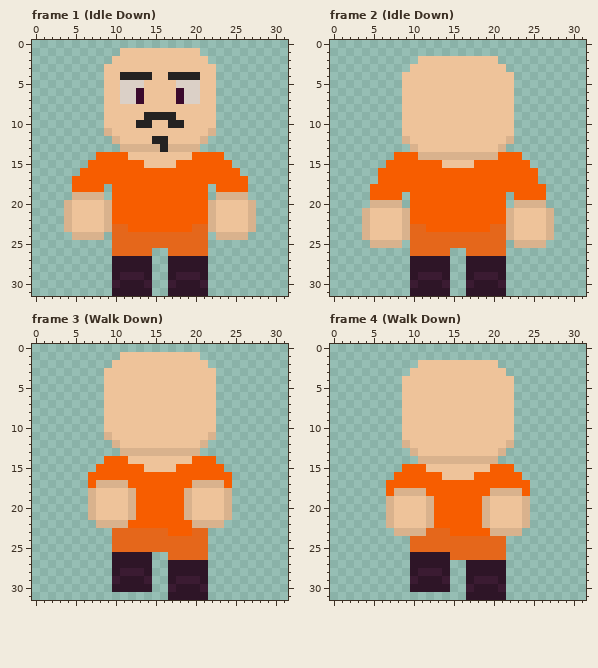
Pixel-art file -- build/Aseprite files/player Model template.aseprite. This is how it looked before the edit.
32x32 pixels, 18 frames. Shown: frame 1 (Idle Down), frame 2 (Idle Down), frame 3 (Walk Down), frame 4 (Walk Down). The commit also changed other frames, which this record leaves out.
The same view after the edit:
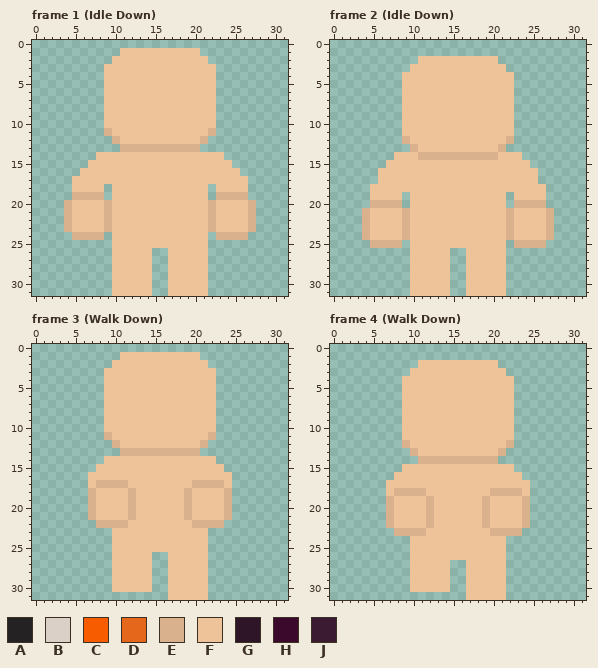
Palette (. is transparent): A #242222  B #dbd0c7  C #f75d00  D #e5671b  E #d9b28d  F #eec39a  G #2e1527  H #3b092c  J #3b1b32
The author wrote: Upwards walk cycle
Changes in this commit:
layer "Jumpsuit" now hidden
layer "Beard Man" now hidden
--- frame 1 (Idle Down)
@@ x 0..31 @@
  3 .........FFFFFFFFFFFFFF.........
- 4 .........FFAAAAFFAAAAFF.........
- 5 .........FFBBBFFFFBBBFF.........
- 6 .........FFBBHFFFFHBBFF.........
- 7 .........FFBBHFFFFHBBFF.........
+ 4 .........FFFFFFFFFFFFFF.........
+ 5 .........FFFFFFFFFFFFFF.........
+ 6 .........FFFFFFFFFFFFFF.........
+ 7 .........FFFFFFFFFFFFFF.........
  8 .........FFFFFFFFFFFFFF.........
- 9 .........FFFFFAAAAFFFFF.........
-10 .........FFFFAAFFAAFFFF.........
+ 9 .........FFFFFFFFFFFFFF.........
+10 .........FFFFFFFFFFFFFF.........
 11 .........EFFFFFFFFFFFFE.........
-12 ..........EFFFFAAFFFFE..........
-13 ...........EEEEEAEEEE...........
-14 ........CCCCFFFFFFFFCCCC........
-15 .......CCCCCCCFFFFCCCCCCC.......
-16 ......CCCCCCCCCCCCCCCCCCCC......
-17 .....CCCCCCCCCCCCCCCCCCCCCC.....
-18 .....CCCC.CCCCCCCCCCCC.CCCC.....
-19 .....EEEE.CCCCCCCCCCCC.EEEE.....
-20 ....EFFFFECCCCCCCCCCCCEFFFFE....
-21 ....EFFFFECCCCCCCCCCCCEFFFFE....
-22 ....EFFFFECCCCCCCCCCCCEFFFFE....
-23 ....EFFFFEDDCCCCCCCCDDEFFFFE....
-24 .....EEEE.DDDDDDDDDDDD.EEEE.....
-25 ..........DDDDDDDDDDDD..........
-26 ..........DDDDD..DDDDD..........
-27 ..........GGGGG..GGGGG..........
-28 ..........GGGGG..GGGGG..........
-29 ..........GJJJG..GJJJG..........
-30 ..........JGGGJ..JGGGJ..........
-31 ..........GGGGG..GGGGG..........
+12 ..........EFFFFFFFFFFE..........
+13 ...........EEEEEEEEEE...........
+14 ........FFFFFFFFFFFFFFFF........
+15 .......FFFFFFFFFFFFFFFFFF.......
+16 ......FFFFFFFFFFFFFFFFFFFF......
+17 .....FFFFFFFFFFFFFFFFFFFFFF.....
+18 .....FFFF.FFFFFFFFFFFF.FFFF.....
+19 .....EEEE.FFFFFFFFFFFF.EEEE.....
+20 ....EFFFFEFFFFFFFFFFFFEFFFFE....
+21 ....EFFFFEFFFFFFFFFFFFEFFFFE....
+22 ....EFFFFEFFFFFFFFFFFFEFFFFE....
+23 ....EFFFFEFFFFFFFFFFFFEFFFFE....
+24 .....EEEE.FFFFFFFFFFFF.EEEE.....
+25 ..........FFFFFFFFFFFF..........
+26 ..........FFFFF..FFFFF..........
+27 ..........FFFFF..FFFFF..........
+28 ..........FFFFF..FFFFF..........
+29 ..........FFFFF..FFFFF..........
+30 ..........FFFFF..FFFFF..........
+31 ..........FFFFF..FFFFF..........
--- frame 2 (Idle Down)
@@ x 0..31 @@
 13 ..........EFFFFFFFFFFE..........
-14 ........CCCEEEEEEEEEECCC........
-15 .......CCCCCCCFFFFCCCCCCC.......
-16 ......CCCCCCCCCCCCCCCCCCCC......
-17 ......CCCCCCCCCCCCCCCCCCCC......
-18 .....CCCCCCCCCCCCCCCCCCCCCC.....
-19 .....CCCC.CCCCCCCCCCCC.CCCC.....
-20 .....EEEE.CCCCCCCCCCCC.EEEE.....
-21 ....EFFFFECCCCCCCCCCCCEFFFFE....
-22 ....EFFFFECCCCCCCCCCCCEFFFFE....
-23 ....EFFFFEDDCCCCCCCCDDEFFFFE....
-24 ....EFFFFEDDDDDDDDDDDDEFFFFE....
-25 .....EEEE.DDDDDDDDDDDD.EEEE.....
-26 ..........DDDDD..DDDDD..........
-27 ..........GGGGG..GGGGG..........
-28 ..........GGGGG..GGGGG..........
-29 ..........GJJJG..GJJJG..........
-30 ..........JGGGJ..JGGGJ..........
-31 ..........GGGGG..GGGGG..........
+14 ........FFFEEEEEEEEEEFFF........
+15 .......FFFFFFFFFFFFFFFFFF.......
+16 ......FFFFFFFFFFFFFFFFFFFF......
+17 ......FFFFFFFFFFFFFFFFFFFF......
+18 .....FFFFFFFFFFFFFFFFFFFFFF.....
+19 .....FFFF.FFFFFFFFFFFF.FFFF.....
+20 .....EEEE.FFFFFFFFFFFF.EEEE.....
+21 ....EFFFFEFFFFFFFFFFFFEFFFFE....
+22 ....EFFFFEFFFFFFFFFFFFEFFFFE....
+23 ....EFFFFEFFFFFFFFFFFFEFFFFE....
+24 ....EFFFFEFFFFFFFFFFFFEFFFFE....
+25 .....EEEE.FFFFFFFFFFFF.EEEE.....
+26 ..........FFFFF..FFFFF..........
+27 ..........FFFFF..FFFFF..........
+28 ..........FFFFF..FFFFF..........
+29 ..........FFFFF..FFFFF..........
+30 ..........FFFFF..FFFFF..........
+31 ..........FFFFF..FFFFF..........
--- frame 3 (Walk Down)
@@ x 5..26 @@
 13 ......EEEEEEEEEE......
-14 ....CCCFFFFFFFFCCC....
-15 ...CCCCCCFFFFCCCCCC...
-16 ..CCCCCCCCCCCCCCCCCC..
-17 ..CEEEECCCCCCCCEEEEC..
-18 ..EFFFFECCCCCCEFFFFE..
-19 ..EFFFFECCCCCCEFFFFE..
-20 ..EFFFFECCCCCCEFFFFE..
-21 ..EFFFFECCCCCCEFFFFE..
-22 ...EEEECCCCCCCCEEEE...
-23 .....DDDDDDDCCCDD.....
-24 .....DDDDDDDDDDDD.....
-25 .....DDDDDDDDDDDD.....
-26 .....GGGGG..DDDDD.....
-27 .....GGGGG..GGGGG.....
-28 .....GJJJG..GGGGG.....
-29 .....JGGGJ..GJJJG.....
-30 .....GGGGG..JGGGJ.....
-31 ............GGGGG.....
+14 ....FFFFFFFFFFFFFF....
+15 ...FFFFFFFFFFFFFFFF...
+16 ..FFFFFFFFFFFFFFFFFF..
+17 ..FEEEEFFFFFFFFEEEEF..
+18 ..EFFFFEFFFFFFEFFFFE..
+19 ..EFFFFEFFFFFFEFFFFE..
+20 ..EFFFFEFFFFFFEFFFFE..
+21 ..EFFFFEFFFFFFEFFFFE..
+22 ...EEEEFFFFFFFFEEEE...
+23 .....FFFFFFFFFFFF.....
+24 .....FFFFFFFFFFFF.....
+25 .....FFFFFFFFFFFF.....
+26 .....FFFFF..FFFFF.....
+27 .....FFFFF..FFFFF.....
+28 .....FFFFF..FFFFF.....
+29 .....FFFFF..FFFFF.....
+30 .....FFFFF..FFFFF.....
+31 ............FFFFF.....
--- frame 4 (Walk Down)
@@ x 5..26 @@
 14 ......EEEEEEEEEE......
-15 ....CCCFFFFFFFFCCC....
-16 ...CCCCCCFFFFCCCCCC...
-17 ..CCCCCCCCCCCCCCCCCC..
-18 ..CEEEECCCCCCCCEEEEC..
-19 ..EFFFFECCCCCCEFFFFE..
-20 ..EFFFFECCCCCCEFFFFE..
-21 ..EFFFFECCCCCCEFFFFE..
-22 ..EFFFFECCCCCCEFFFFE..
-23 ...EEEEDDDCCCCCEEEE...
-24 .....DDDDDDDDDDDD.....
-25 .....DDDDDDDDDDDD.....
-26 .....GGGGGDDDDDDD.....
-27 .....GGGGG..GGGGG.....
-28 .....GJJJG..GGGGG.....
-29 .....JGGGJ..GJJJG.....
-30 .....GGGGG..JGGGJ.....
-31 ............GGGGG.....
+15 ....FFFFFFFFFFFFFF....
+16 ...FFFFFFFFFFFFFFFF...
+17 ..FFFFFFFFFFFFFFFFFF..
+18 ..FEEEEFFFFFFFFEEEEF..
+19 ..EFFFFEFFFFFFEFFFFE..
+20 ..EFFFFEFFFFFFEFFFFE..
+21 ..EFFFFEFFFFFFEFFFFE..
+22 ..EFFFFEFFFFFFEFFFFE..
+23 ...EEEEFFFFFFFFEEEE...
+24 .....FFFFFFFFFFFF.....
+25 .....FFFFFFFFFFFF.....
+26 .....FFFFFFFFFFFF.....
+27 .....FFFFF..FFFFF.....
+28 .....FFFFF..FFFFF.....
+29 .....FFFFF..FFFFF.....
+30 .....FFFFF..FFFFF.....
+31 ............FFFFF.....
Changed places in both pictures, as pixel boxes (x1, y1, x2, y2):
changed: (72, 72, 248, 296)
changed: (370, 152, 546, 296)
changed: (88, 456, 232, 600)
changed: (386, 464, 530, 600)
